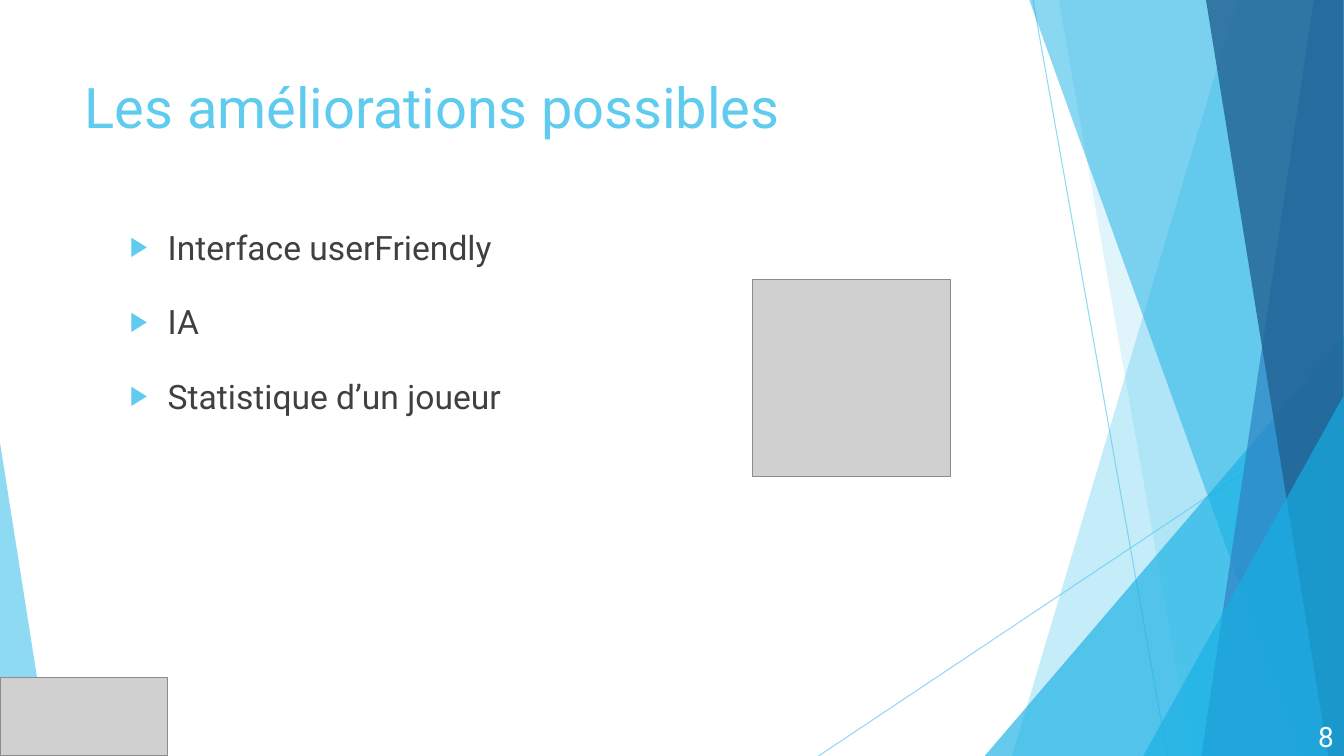
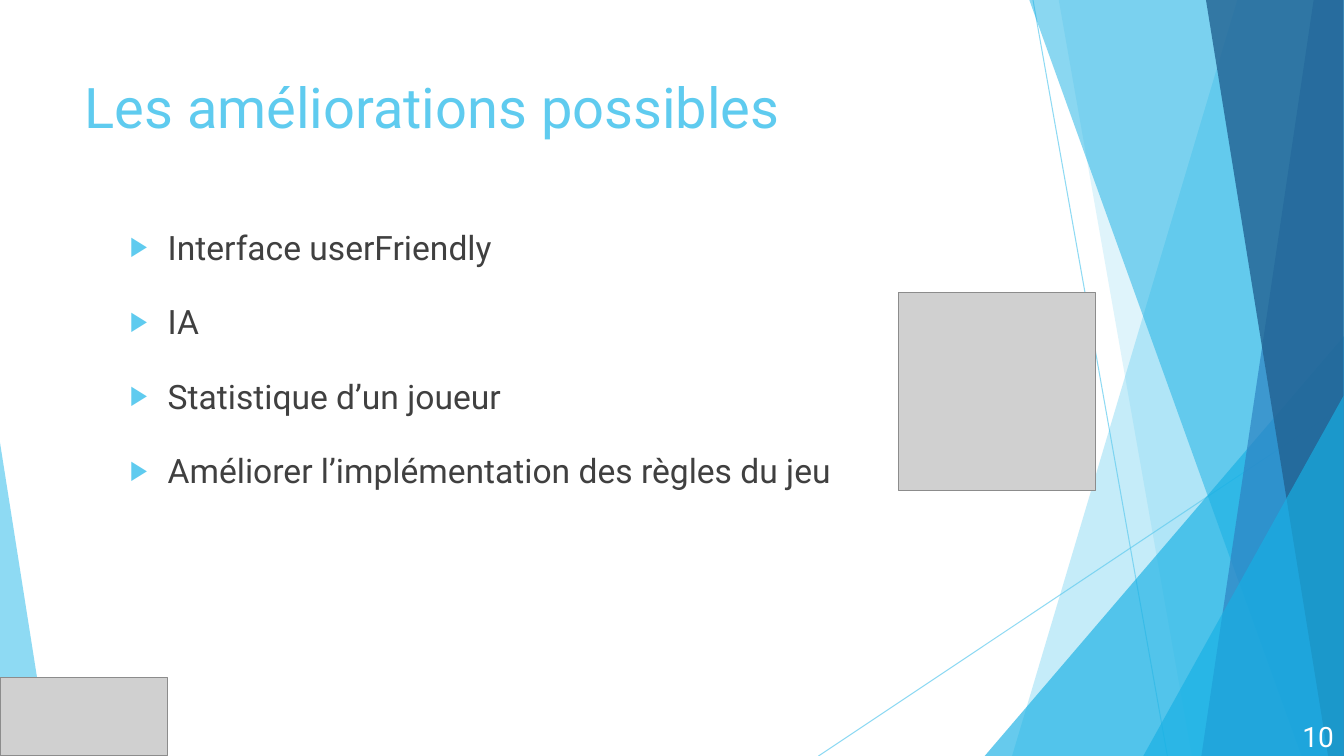
Before and after one commit to Thoril/JeuDeDames, a slide deck: slide 10 of Documents/Présentation.pptx (slide 8 before the commit). Drawn at 1344x756 pixels with LibreOffice and Linux fonts; fonts in the diff are those of the drawing; grey boxes stand for pictures. Boxes give left, top, right and bottom in pixels: in the first picture for what was removed or moved away, otherwise in the second. Text is boxed around its words. In the diff, an @@ line names an element or a change of style, - is before the commit and + after.

```diff
--- a/Documents/Présentation.pptx
+++ b/Documents/Présentation.pptx
@@ picture moved from (x1=753, y1=279, x2=951, y2=477) to (x1=898, y1=293, x2=1096, y2=491) @@
@@ text at (x1=168, y1=458, x2=830, y2=490): paragraph added @@
+▶ Améliorer l’implémentation des règles du jeu
@@ page number at (x1=1302, y1=727, x2=1333, y2=748): text changed @@
-8
+10
```
Also in this commit, not shown: 2 slides added, 1 other file.
